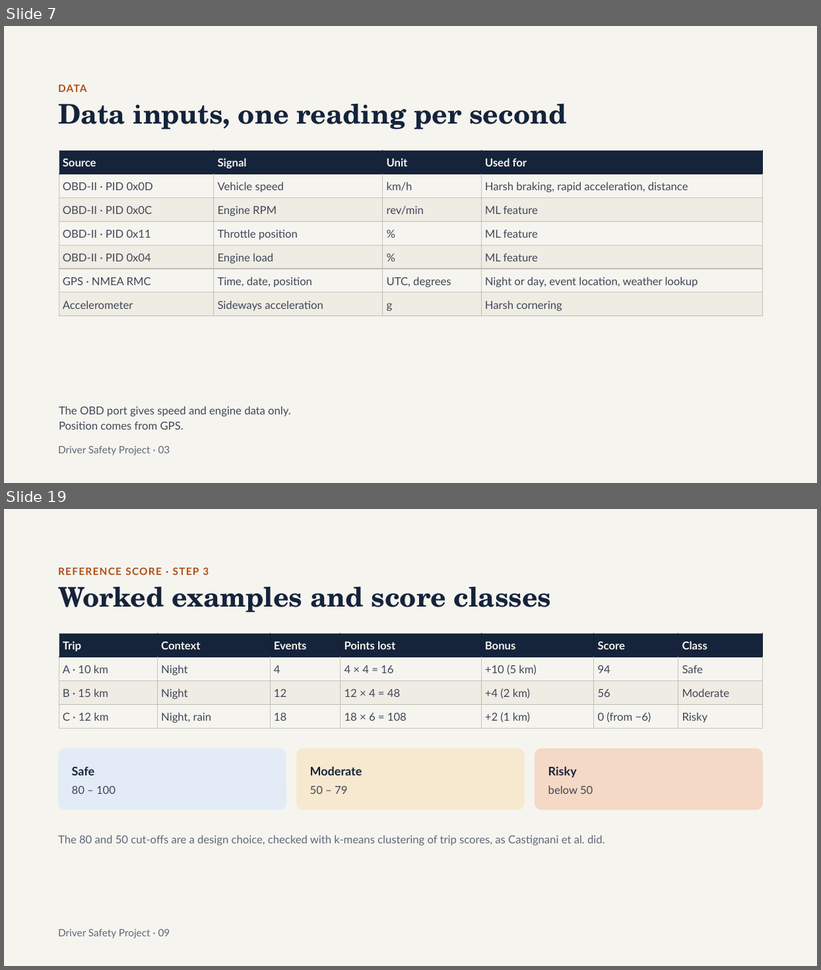
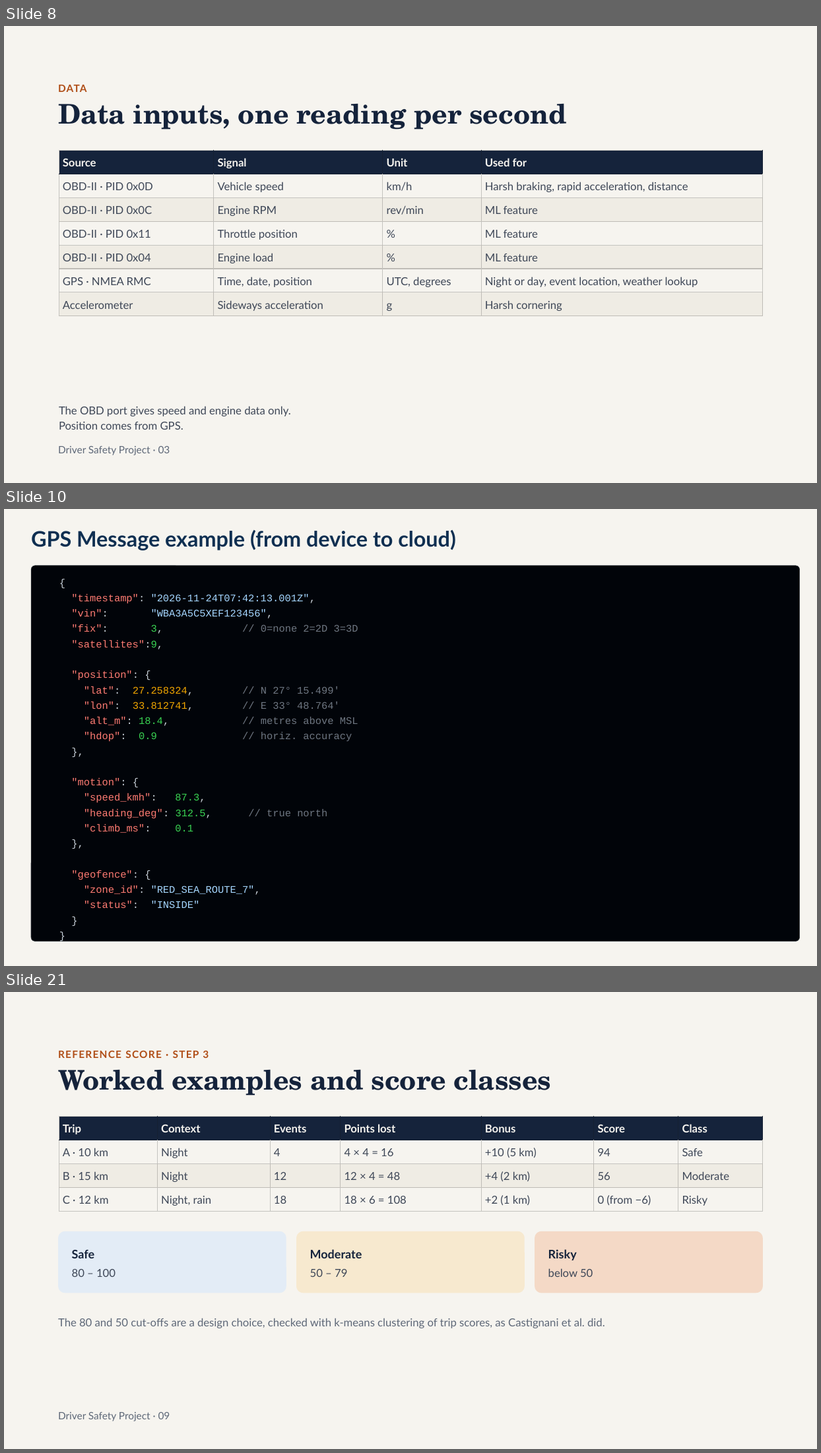
Before and after one commit to Osama-Gamil/Driver-Behaviour-PR, a slide deck: presentation/Driver_Safety_Project_organized.pptx. Shown one above the other, each under a label of ours: slides 7 and 19 before the commit, slides 8, 10 and 21 after it; the slides between them are not shown. The pictures are 821x970 and 821x1453 pixels, drawn with LibreOffice and Linux fonts; fonts in the diff are those of the drawing. Boxes give left, top, right and bottom in pixels: in the first picture for what was removed or moved away, otherwise in the second. Text is boxed around its words. In the diff, an @@ line names an element or a change of style, - is before the commit and + after.

```diff
--- a/presentation/Driver_Safety_Project_organized.pptx
+++ b/presentation/Driver_Safety_Project_organized.pptx
@@ slide 10 added at [4, 509, 817, 966], background #F6F4EF @@
@@ title added at [31, 530, 456, 551], 25.2 pt, text #102F51, bold @@
+GPS Message example (from device to cloud)
@@ rounded rectangle added at [31, 566, 799, 941], fill #010409, outline #30363D 0.5 pt @@
@@ text added at [71, 594, 358, 908], 12 pt, text #FF7B72 @@
+{
+"timestamp": "2026-11-24T07:42:13.001Z",
+"vin": "WBA3A5C5XEF123456",
+"fix": 3, // 0=none 2=2D 3=3D
+"satellites":9,
+"position": {
+"lat": 27.258324, // N 27° 15.499'
+"lon": 33.812741, // E 33° 48.764'
+"alt_m": 18.4, // metres above MSL
+"hdop": 0.9 // horiz. accuracy
+},
+"motion": {
+"speed_kmh": 87.3,
+"heading_deg": 312.5, // true north
+"climb_ms": 0.1
+},
+"geofence": {
+"zone_id": "RED_SEA_ROUTE_7",
+"status": "INSIDE"
+}
+}
@@ what was slide 7 is now slide 8 @@
@@ what was slide 19 is now slide 21 @@
```
Also in this commit, not shown: 6 slides changed, 3 other slides added, 2 slides removed.
